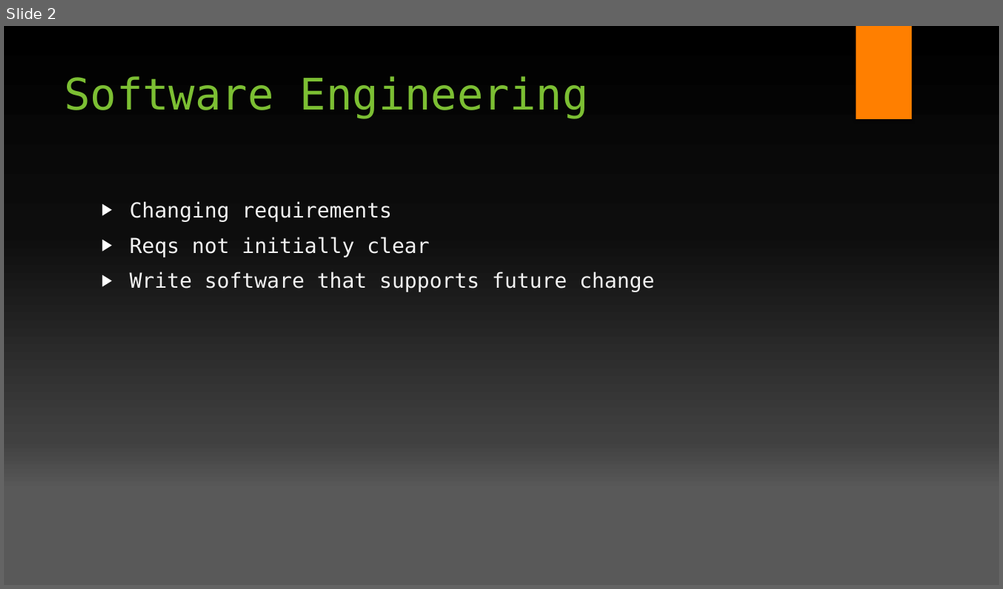
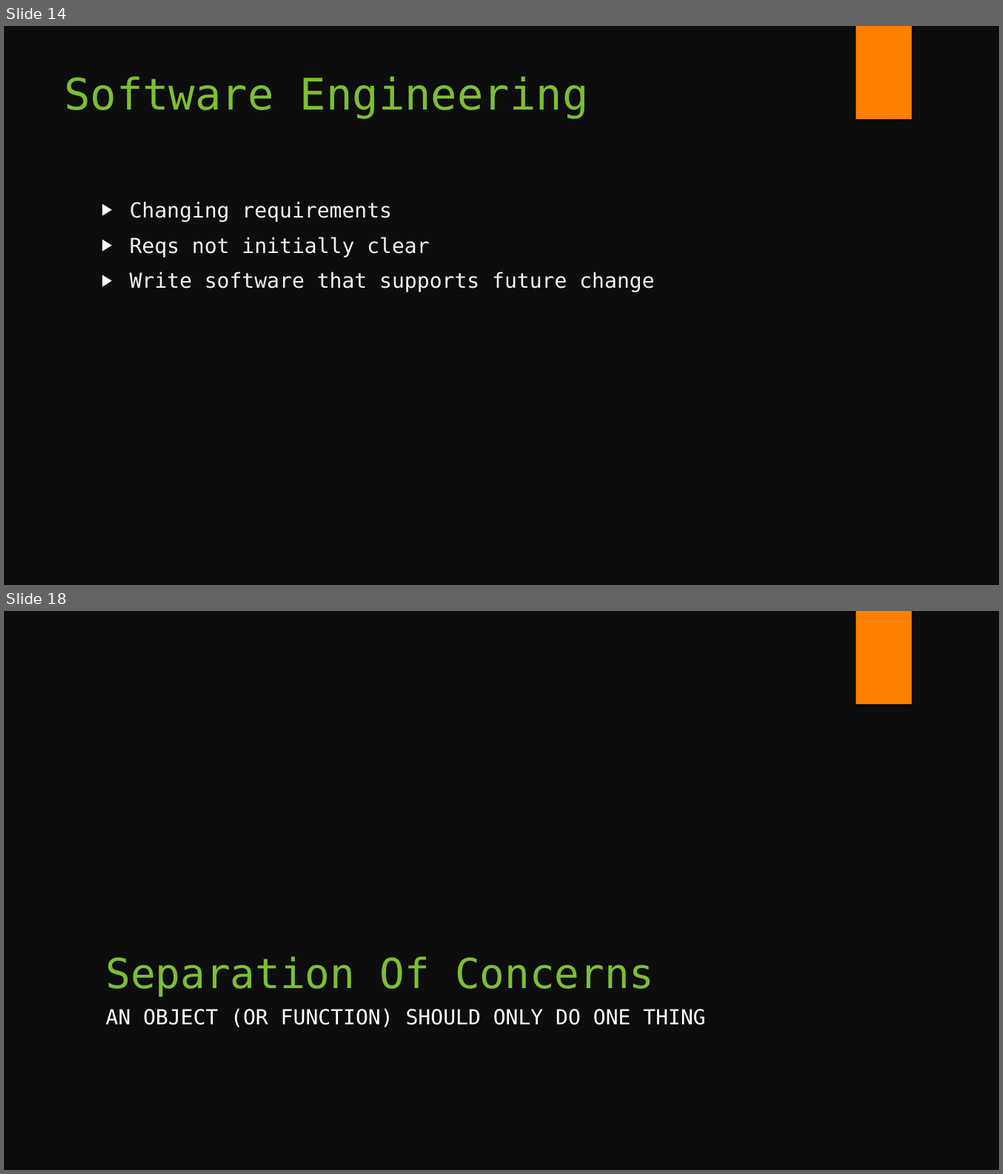
Before and after one commit to fsackur/Powershell-and-SE, a slide deck: Death by powerpoint.pptx. Shown one above the other, each under a label of ours: slide 2 before the commit, slides 14 and 18 after it; the slides between them are not shown. The pictures are 1003x589 and 1003x1174 pixels, drawn with LibreOffice and Linux fonts; fonts in the diff are those of the drawing; background and template pictures are left out. Boxes give left, top, right and bottom in pixels: in the first picture for what was removed or moved away, otherwise in the second. Text is boxed around its words. In the diff, an @@ line names an element or a change of style, - is before the commit and + after.

```diff
--- a/Death by powerpoint.pptx
+++ b/Death by powerpoint.pptx
@@ slide 18 added at [4,611,999,1170], background #0D0D0D; not listed: 1 template element that a slide beside it also shows @@
@@ title added at [105,957,654,997], 40 pt, text #7CBF33 @@
+Separation Of Concerns
@@ text added at [105,1008,705,1028], 20 pt, text #FFFFFF @@
+AN OBJECT (OR FUNCTION) SHOULD ONLY DO ONE THING
@@ what was slide 2 is now slide 14 @@
@@ slide 14 changed as well @@
@@ background gradient #000000 to #0D0D0D to #404040 to #595959 to #0D0D0D @@
```
Also in this commit, not shown: 8 other slides changed, 14 other slides added, 3 other files.
